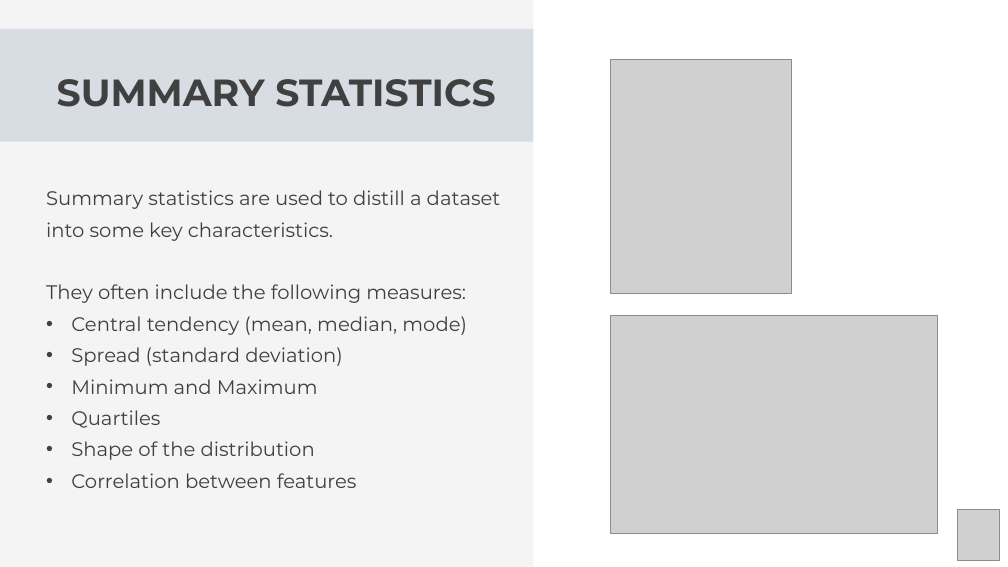
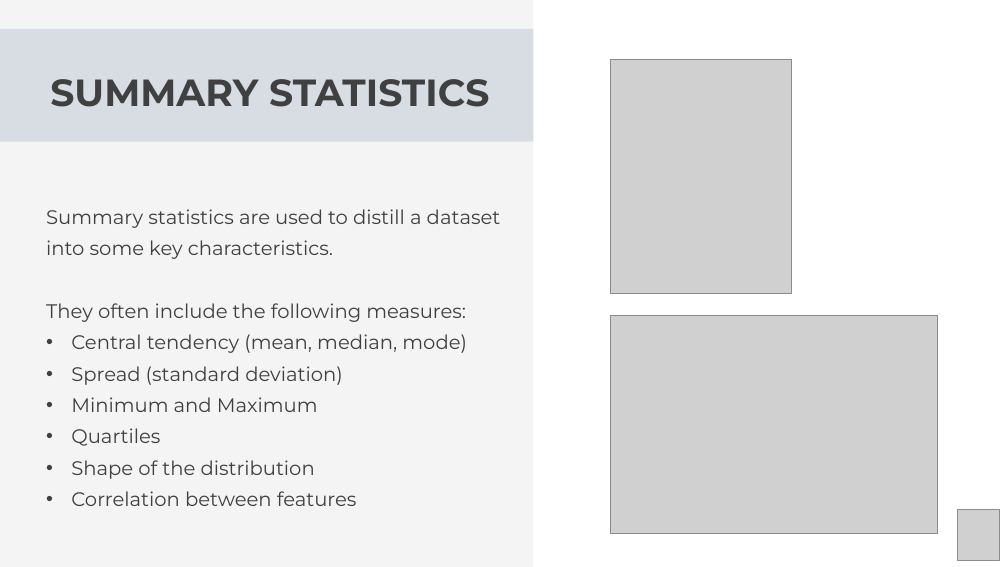
Before and after one commit to Center-for-Health-Data-Science/Foundations-of-Health-Data-Science, a slide deck: slide 4 of Slides/FHDS_Exploratory_Data_Analysis_Part2.pptx. Drawn at 1008x567 pixels with LibreOffice and Linux fonts; fonts in the diff are those of the drawing; grey boxes stand for pictures. Boxes give left, top, right and bottom in pixels: in the first picture for what was removed or moved away, otherwise in the second. Text is boxed around its words. In the diff, an @@ line names an element or a change of style, - is before the commit and + after.

```diff
--- a/Slides/FHDS_Exploratory_Data_Analysis_Part2.pptx
+++ b/Slides/FHDS_Exploratory_Data_Analysis_Part2.pptx
@@ text "SUMMARY STATISTICS": place and size @@
-text "SUMMARY STATISTICS" at [57,79,495,107]
+text "SUMMARY STATISTICS" at [50,79,489,107]
@@ text "Summary statistics are used to ...": place and size @@
-text "Summary statistics are used to ..." at [46,190,501,488]
+text "Summary statistics are used to ..." at [46,209,501,506]
```
Also in this commit, not shown: 5 other slides changed, 3 slides removed.
